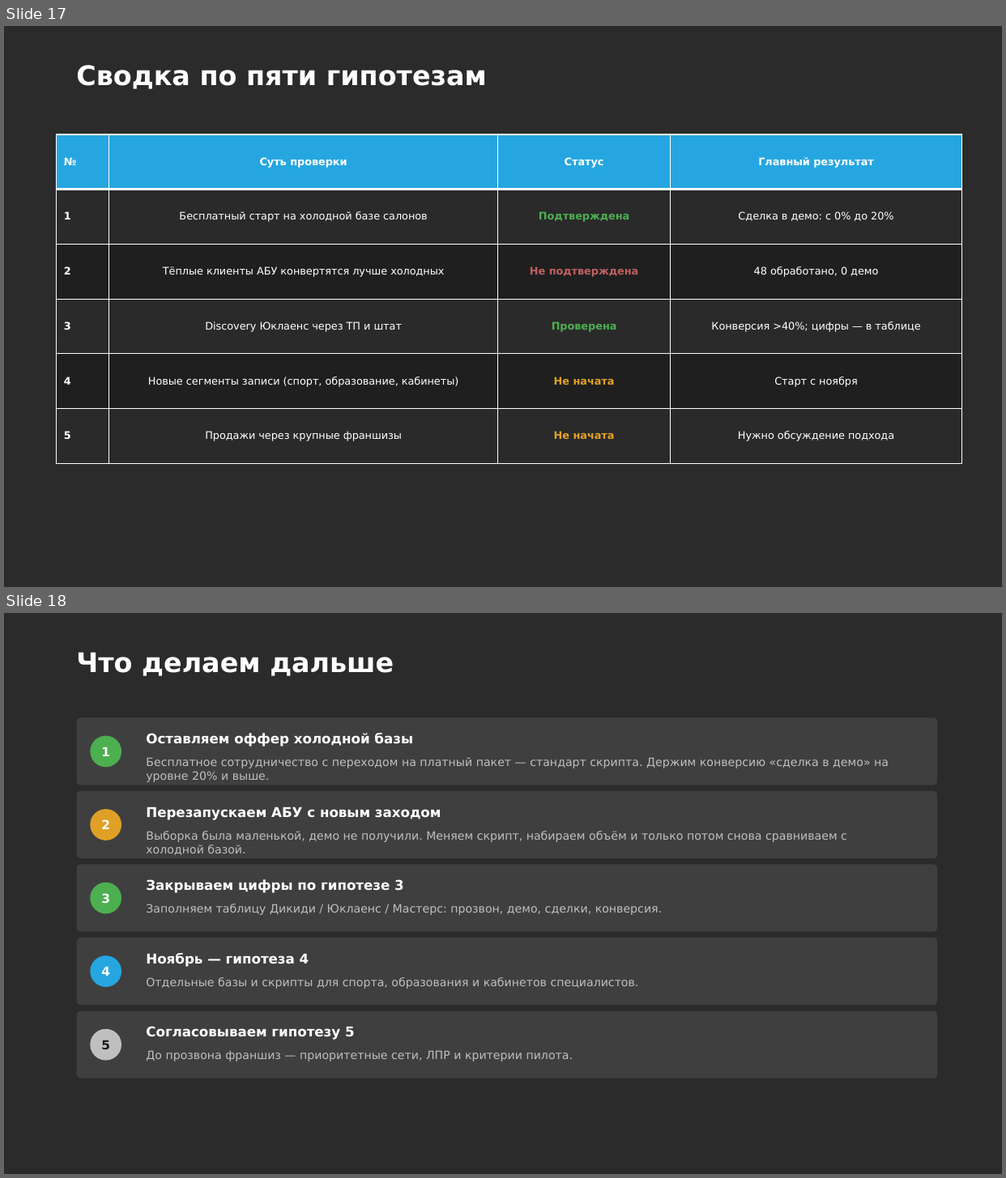
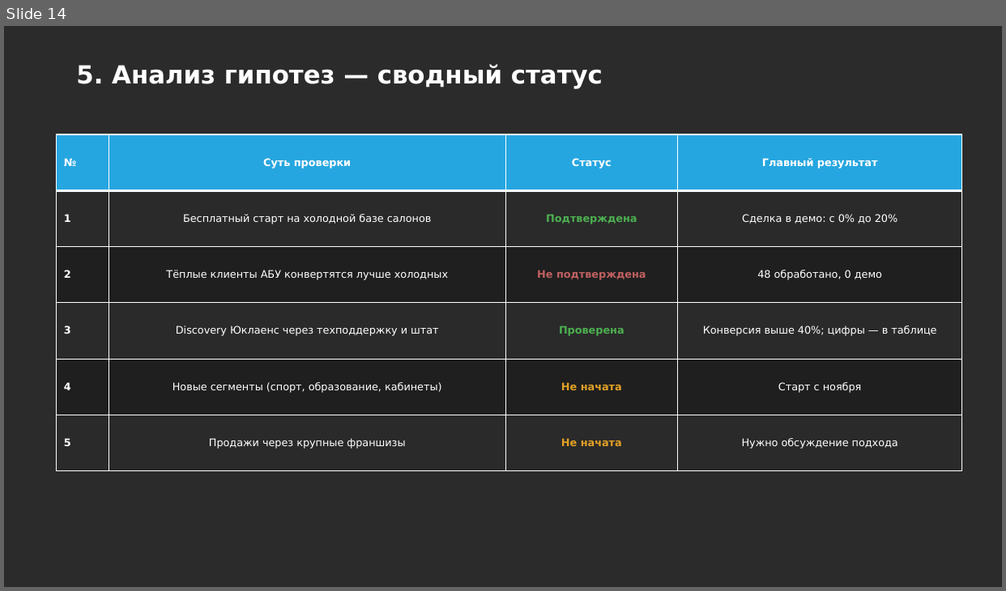
Before and after one commit to daaanilNikonov/for-lisa, a slide deck: presentation/Блиц-запись_Отчет_по_гипотезам.pptx. Shown one above the other, each under a label of ours: slides 17 and 18 before the commit, slide 14 after it. The pictures are 1006x1178 and 1006x591 pixels, drawn with LibreOffice and Linux fonts; fonts in the diff are those of the drawing; background and template pictures are left out; a plain dark background stands for a picture behind light text. Boxes give left, top, right and bottom in pixels: in the first picture for what was removed or moved away, otherwise in the second. Text is boxed around its words. In the diff, an @@ line names an element or a change of style, - is before the commit and + after.

```diff
--- a/presentation/Блиц-запись_Отчет_по_гипотезам.pptx
+++ b/presentation/Блиц-запись_Отчет_по_гипотезам.pptx
@@ slide 18 removed at (x1=4, y1=613, x2=1002, y2=1174), background picture (left out) @@
@@ title removed at (x1=76, y1=652, x2=394, y2=676) @@
-Что делаем дальше
@@ rounded rectangle removed at (x1=77, y1=717, x2=938, y2=786) @@
@@ text removed at (x1=146, y1=733, x2=413, y2=747) @@
-Оставляем оффер холодной базы
@@ ellipse removed at (x1=90, y1=736, x2=121, y2=767) @@
@@ text removed at (x1=101, y1=747, x2=110, y2=756) @@
-1
@@ text removed at (x1=146, y1=757, x2=889, y2=782) @@
-Бесплатное сотрудничество с переходом на платный пакет — стандарт скрипта. Держим конверсию «сделка в демо» на уровне 20% и выше.
@@ rounded rectangle removed at (x1=77, y1=791, x2=938, y2=858) @@
@@ ellipse removed at (x1=90, y1=809, x2=121, y2=841) @@
@@ text removed at (x1=101, y1=820, x2=110, y2=829) @@
-2
@@ text removed at (x1=146, y1=807, x2=441, y2=820) @@
-Перезапускаем АБУ с новым заходом
@@ text removed at (x1=146, y1=831, x2=847, y2=855) @@
-Выборка была маленькой, демо не получили. Меняем скрипт, набираем объём и только потом снова сравниваем с холодной базой.
@@ rounded rectangle removed at (x1=77, y1=865, x2=938, y2=932) @@
@@ text removed at (x1=146, y1=879, x2=404, y2=893) @@
-Закрываем цифры по гипотезе 3
@@ ellipse removed at (x1=90, y1=883, x2=121, y2=914) @@
@@ text removed at (x1=101, y1=893, x2=110, y2=903) @@
-3
@@ text removed at (x1=146, y1=904, x2=662, y2=915) @@
-Заполняем таблицу Дикиди / Юклаенс / Мастерс: прозвон, демо, сделки, конверсия.
@@ rounded rectangle removed at (x1=77, y1=938, x2=938, y2=1005) @@
@@ ellipse removed at (x1=90, y1=956, x2=121, y2=987) @@
@@ text removed at (x1=101, y1=966, x2=110, y2=976) @@
-4
@@ text removed at (x1=146, y1=953, x2=309, y2=967) @@
-Ноябрь — гипотеза 4
@@ text removed at (x1=146, y1=977, x2=639, y2=989) @@
-Отдельные базы и скрипты для спорта, образования и кабинетов специалистов.
@@ rounded rectangle removed at (x1=77, y1=1012, x2=938, y2=1079) @@
@@ ellipse removed at (x1=90, y1=1029, x2=121, y2=1061) @@
@@ text removed at (x1=101, y1=1041, x2=110, y2=1050) @@
-5
@@ text removed at (x1=146, y1=1026, x2=355, y2=1040) @@
-Согласовываем гипотезу 5
@@ text removed at (x1=146, y1=1051, x2=573, y2=1062) @@
-До прозвона франшиз — приоритетные сети, ЛПР и критерии пилота.
@@ what was slide 17 is now slide 14 @@
@@ slide 14 changed as well @@
@@ title at (x1=76, y1=64, x2=603, y2=89): text changed; size 26 to 24 pt @@
-Сводка по пяти гипотезам
+5. Анализ гипотез — сводный статус
@@ table at (x1=57, y1=135, x2=962, y2=472) @@
-row 4, column 2: Discovery Юклаенс через ТП и штат
+row 4, column 2: Discovery Юклаенс через техподдержку и штат
-row 4, column 4: Конверсия >40%; цифры — в таблице
+row 4, column 4: Конверсия выше 40%; цифры — в таблице
-row 5, column 2: Новые сегменты записи (спорт, образование, кабинеты)
+row 5, column 2: Новые сегменты (спорт, образование, кабинеты)
```
Also in this commit, not shown: 1 other slide changed, 19 slides added, 15 other slides removed, 5 other files.
